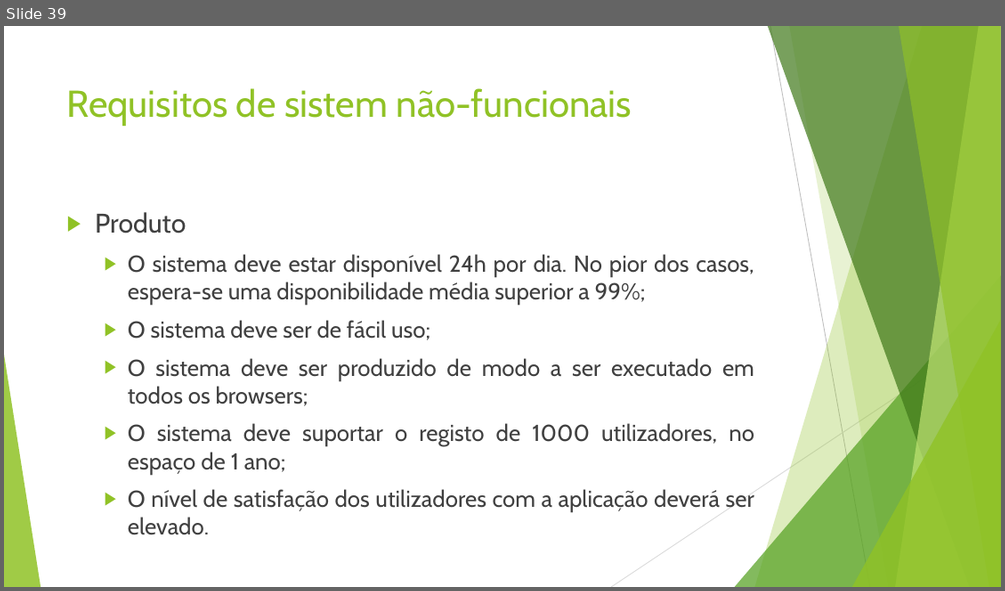
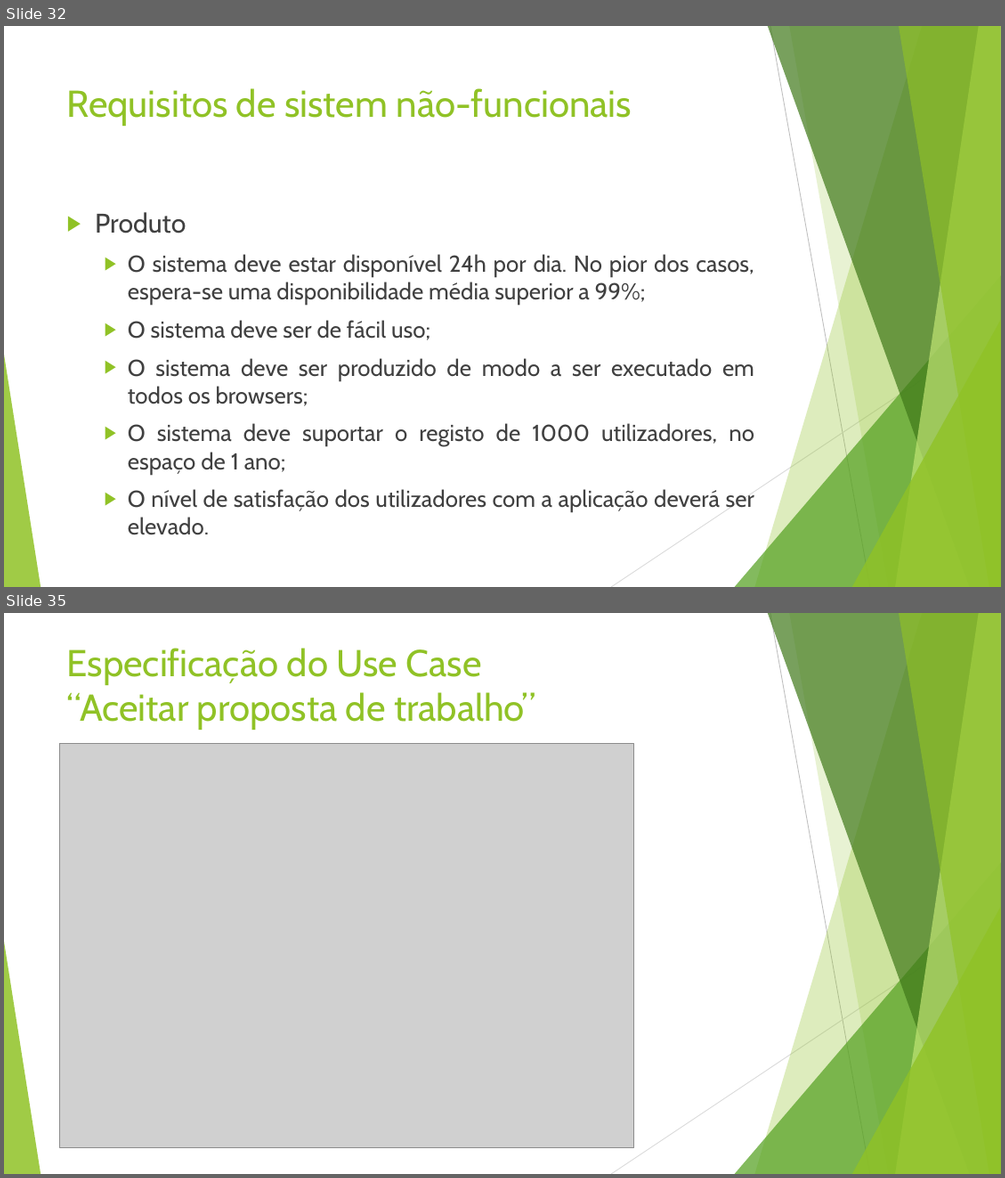
Before and after one commit to vitorjrc/babysitting-system, a slide deck: relatorio/Fase 2/LI4.pptx. Shown one above the other, each under a label of ours: slide 39 before the commit, slides 32 and 35 after it; the slides between them are not shown. The pictures are 1005x591 and 1005x1178 pixels, drawn with LibreOffice and Linux fonts; fonts in the diff are those of the drawing; grey boxes stand for pictures. Boxes give left, top, right and bottom in pixels: in the first picture for what was removed or moved away, otherwise in the second. Text is boxed around its words. In the diff, an @@ line names an element or a change of style, - is before the commit and + after.

```diff
--- a/relatorio/Fase 2/LI4.pptx
+++ b/relatorio/Fase 2/LI4.pptx
@@ slide 35 added at box(4, 613, 1001, 1174), background #FFFFFF; not listed: 10 template elements that a slide beside it also shows @@
@@ title added at box(67, 648, 535, 730), 36 pt, text #90C226 @@
+Especificação do Use Case
+“Aceitar proposta de trabalho”
@@ picture added at box(59, 743, 633, 1147) @@
@@ what was slide 39 is now slide 32 @@
```
Also in this commit, not shown: 11 slides changed, 5 other slides added, 7 slides removed.
